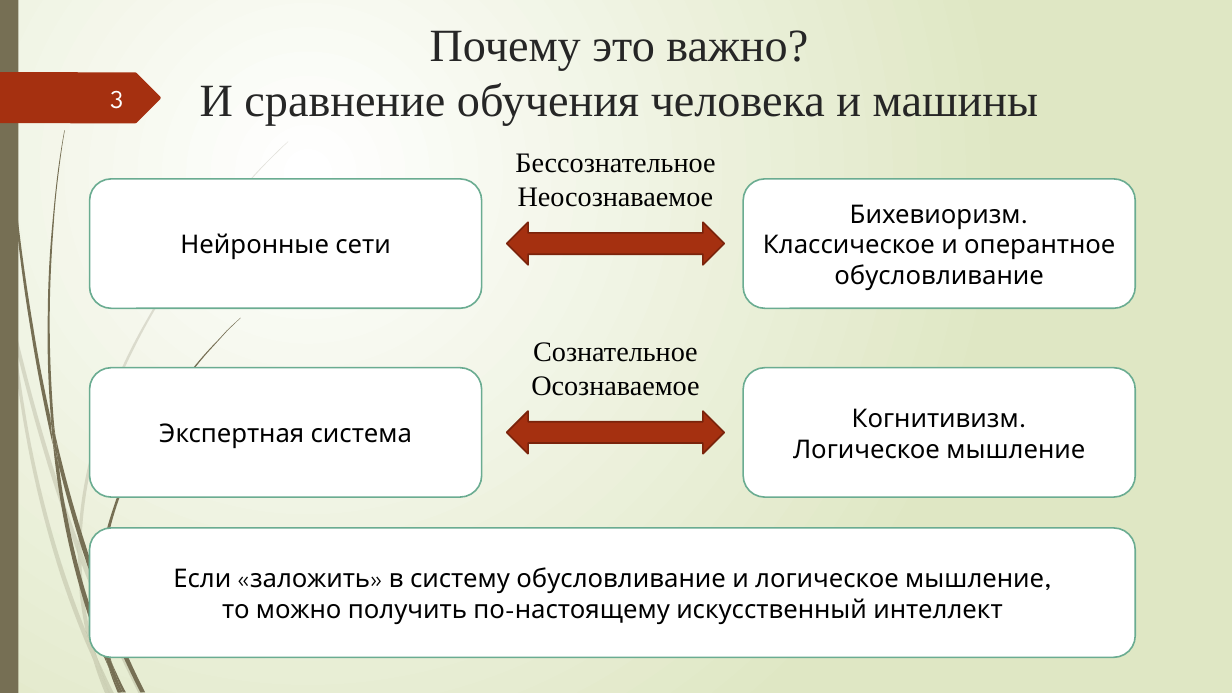
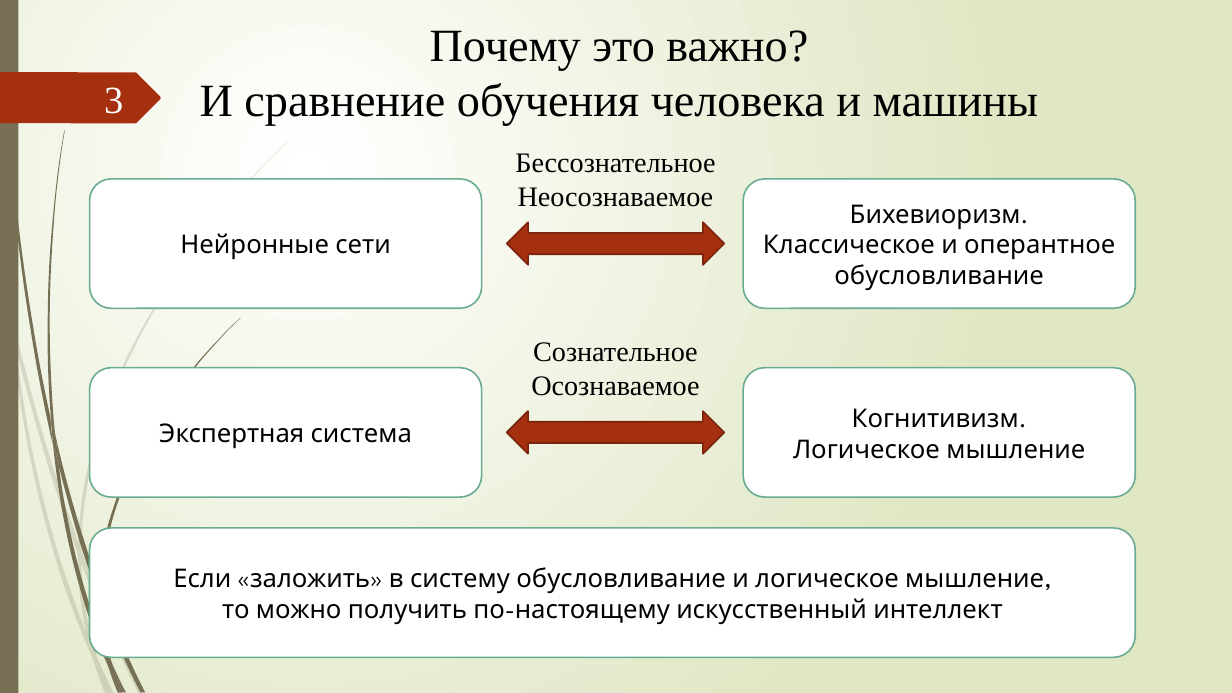
Before and after one commit to xex238/Diploma_2022, a slide deck: slide 3 of docs/Отчёты/ВКР/Новицкий_МПИ-20-4-2_ВКР_Презентация.pptx. Drawn at 1232x693 pixels with LibreOffice and Linux fonts; fonts in the diff are those of the drawing. Boxes give left, top, right and bottom in pixels: in the first picture for what was removed or moved away, otherwise in the second. Text is boxed around its words. In the diff, an @@ line names an element or a change of style, - is before the commit and + after.

```diff
--- a/docs/Отчёты/ВКР/Новицкий_МПИ-20-4-2_ВКР_Презентация.pptx
+++ b/docs/Отчёты/ВКР/Новицкий_МПИ-20-4-2_ВКР_Презентация.pptx
@@ title "Почему это важно? И сравнение ..." at (x1=200, y1=30, x2=1038, y2=126): text colour #262626 to #000000 @@
@@ page number at (x1=104, y1=87, x2=123, y2=114): size 20 to 30 pt, font League Spartan to Times New Roman @@
```
Also in this commit, not shown: 4 other slides changed, 5 slides added, 5 other files.
